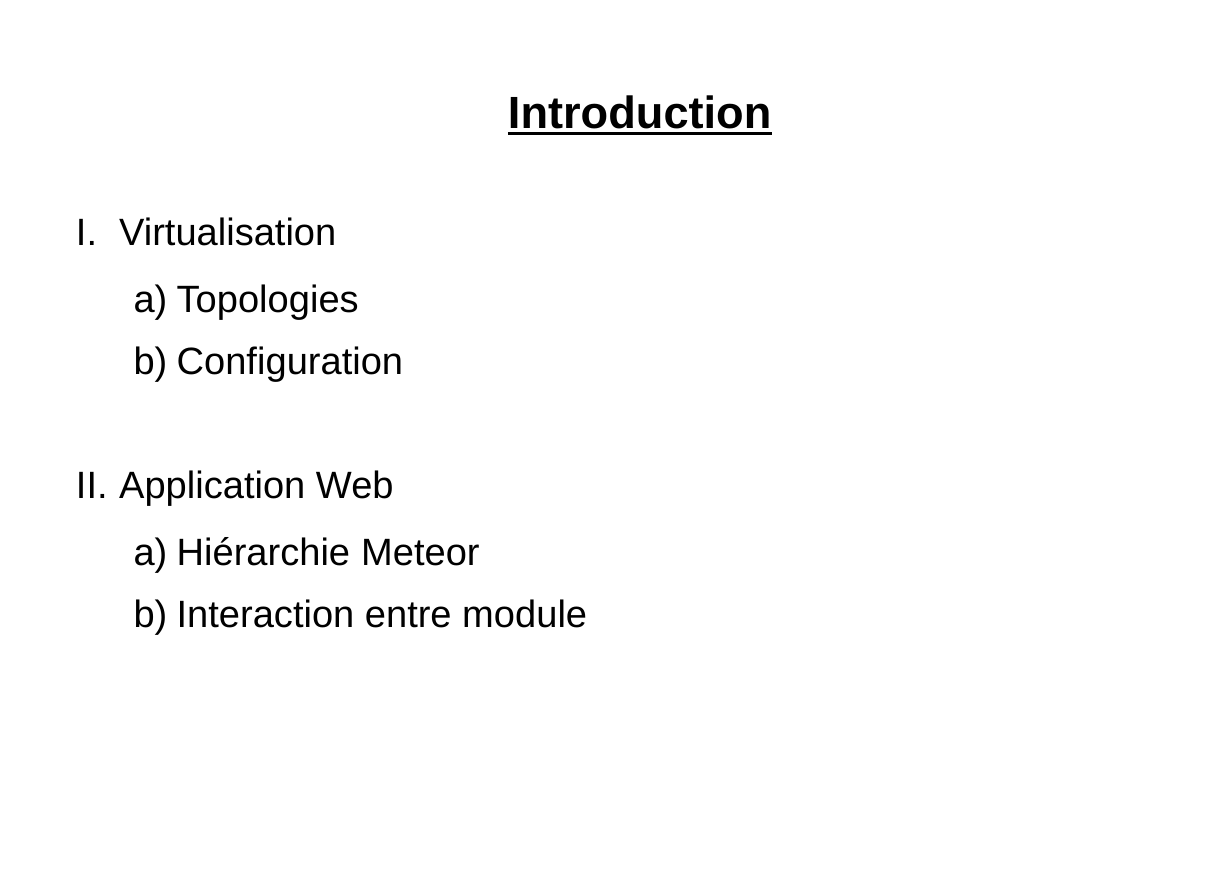
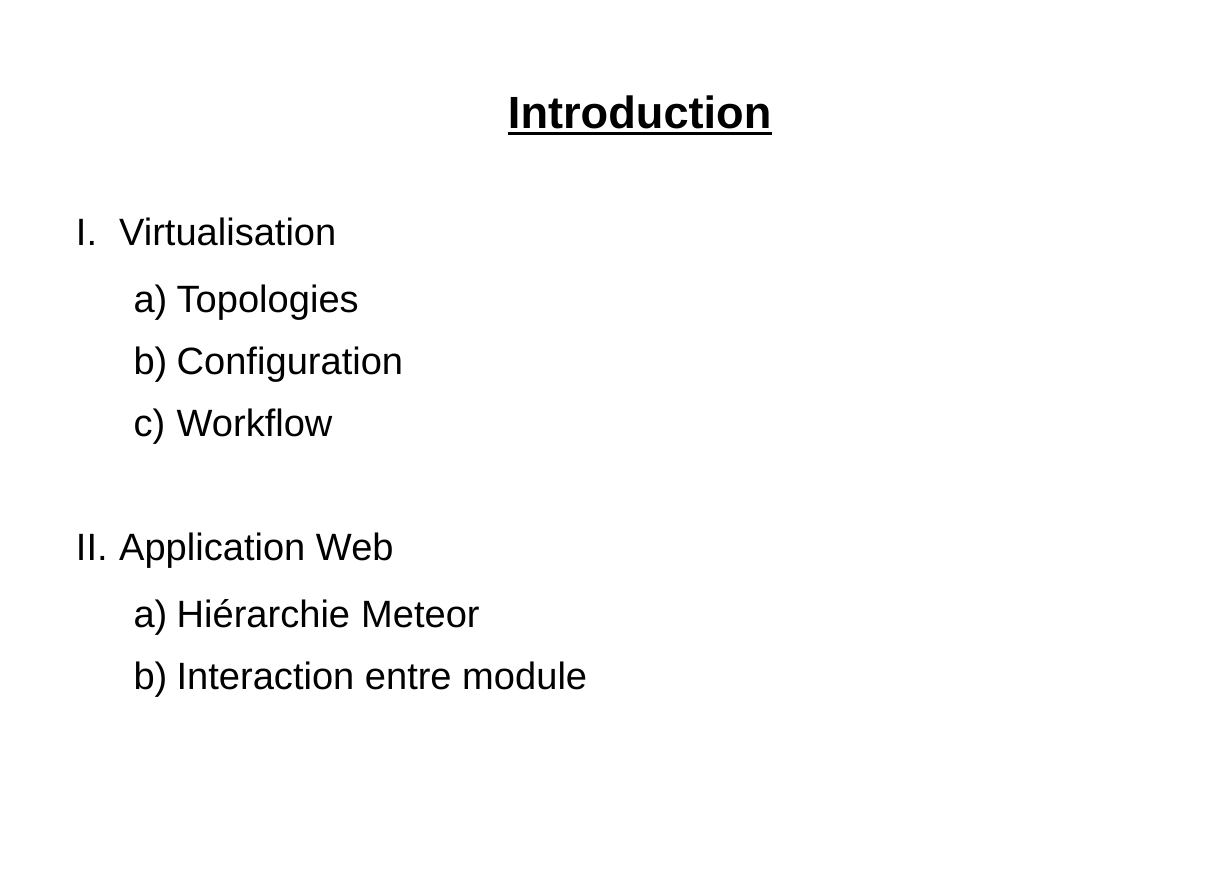
Before and after one commit to michelmassamiri/BlackHole-Routing-JS-App, a slide deck: slide 2 of audits/audits_1er_release.odp. Drawn at 1232x872 pixels with LibreOffice and Linux fonts; fonts in the diff are those of the drawing; background and template pictures are left out. Boxes give left, top, right and bottom in pixels: in the first picture for what was removed or moved away, otherwise in the second. Text is boxed around its words. In the diff, an @@ line names an element or a change of style, - is before the commit and + after.

```diff
--- a/audits/audits_1er_release.odp
+++ b/audits/audits_1er_release.odp
@@ text at (177, 408, 333, 437): paragraph added @@
+  c) Workflow
```
Also in this commit, not shown: 1 other slide changed, 1 slide added, 1 slide removed.
